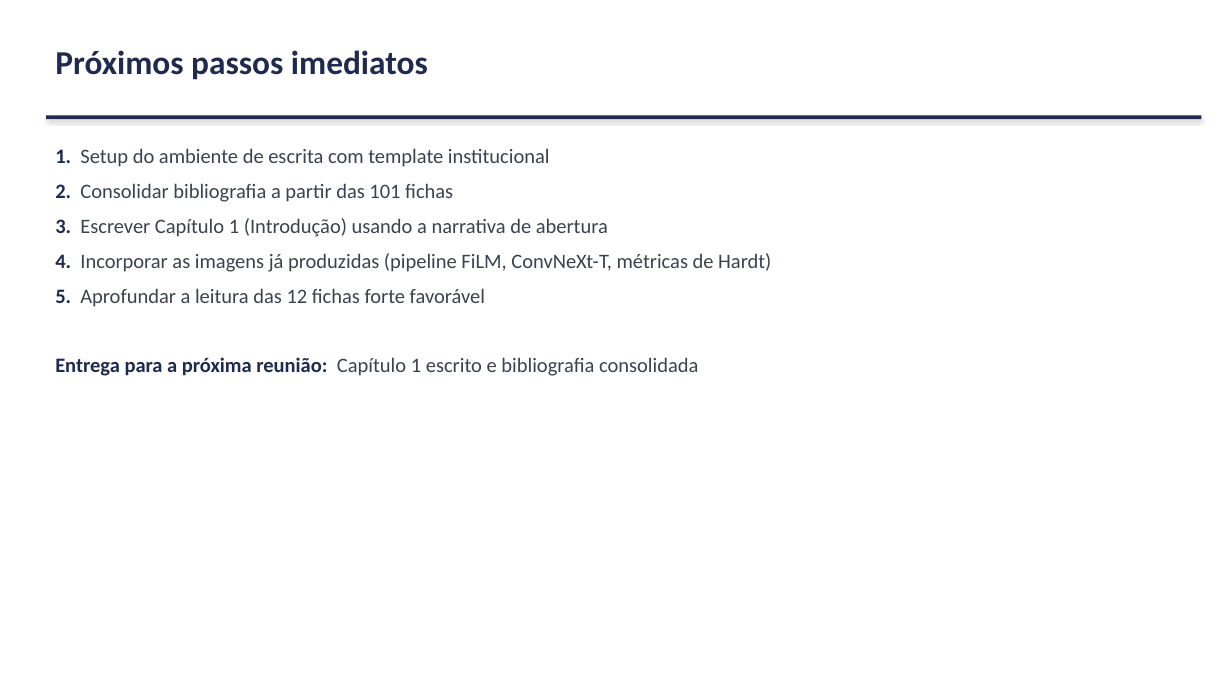
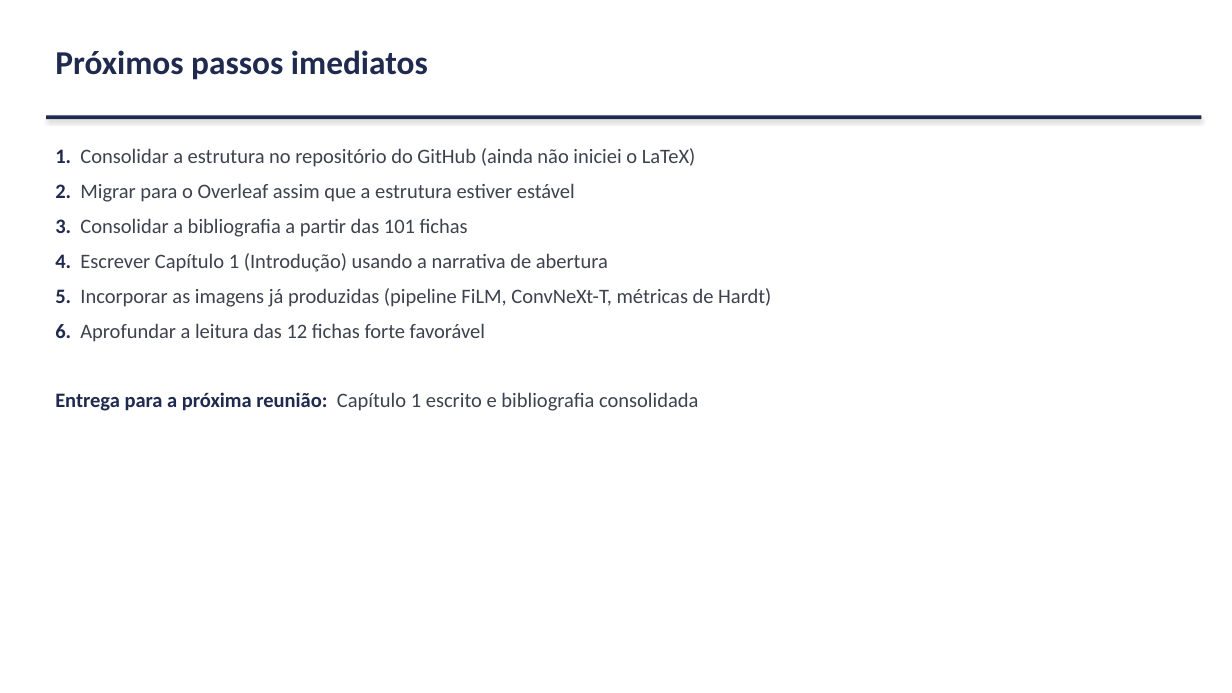
Before and after one commit to marcellozzetti/Facial-Recognition-Models-Mitigating-Bias, a slide deck: slide 23 of docs/ativo/material_reuniao_orientador_2026-06-15.pptx. Drawn at 1232x693 pixels with LibreOffice and Linux fonts; fonts in the diff are those of the drawing. Boxes give left, top, right and bottom in pixels: in the first picture for what was removed or moved away, otherwise in the second. Text is boxed around its words. In the diff, an @@ line names an element or a change of style, - is before the commit and + after.

```diff
--- a/docs/ativo/material_reuniao_orientador_2026-06-15.pptx
+++ b/docs/ativo/material_reuniao_orientador_2026-06-15.pptx
@@ text at bbox=[55, 148, 771, 342]: text changed @@
-1. Setup do ambiente de escrita com template institucional
-2. Consolidar bibliografia a partir das 101 fichas
-3. Escrever Capítulo 1 (Introdução) usando a narrativa de abertura
-4. Incorporar as imagens já produzidas (pipeline FiLM, ConvNeXt-T, métricas de Hardt)
-5. Aprofundar a leitura das 12 fichas forte favorável
+1. Consolidar a estrutura no repositório do GitHub (ainda não iniciei o LaTeX)
+2. Migrar para o Overleaf assim que a estrutura estiver estável
+3. Consolidar a bibliografia a partir das 101 fichas
+4. Escrever Capítulo 1 (Introdução) usando a narrativa de abertura
+5. Incorporar as imagens já produzidas (pipeline FiLM, ConvNeXt-T, métricas de Hardt)
+6. Aprofundar a leitura das 12 fichas forte favorável
```
Also in this commit, not shown: 2 other slides changed, 1 other file.
